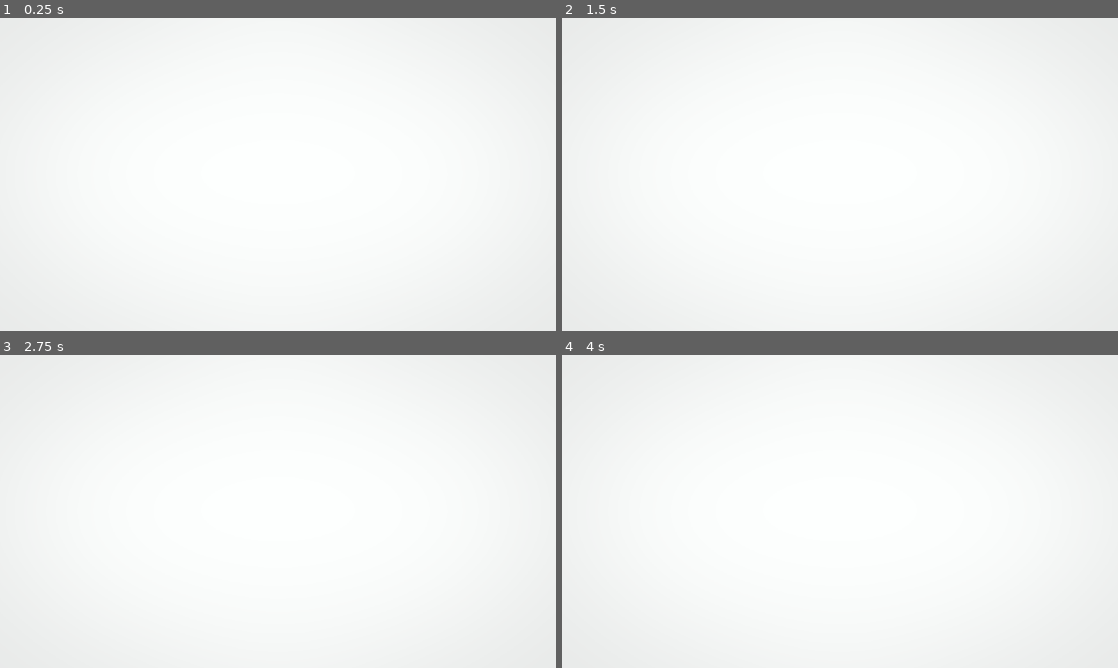
Above: before the commit, frames 1-4 (two rows, left to right).
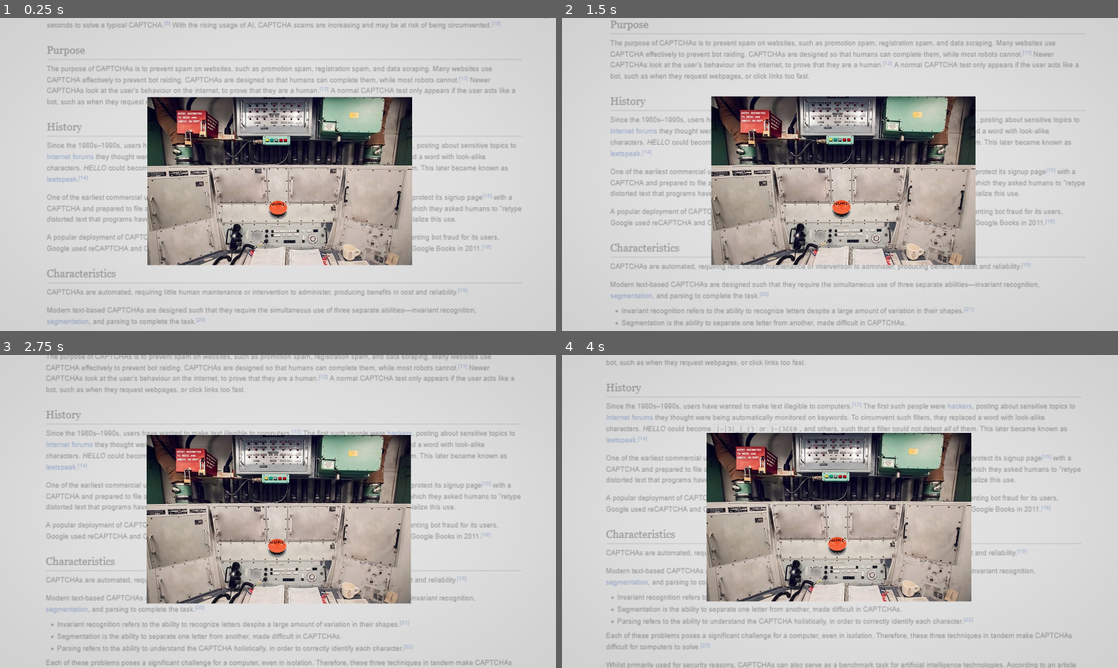
Above: after the commit, the same moments.

Repository: NonsenseNH/CaptchaWare
Game: Godot game, scene res://scenes/test_microgame.tscn
Two runs of this game, one before a commit and one after it. Both use one fixed random seed, a clock stepped at 60 frames per second and the inputs below. This scene is started directly instead of the project's main scene. Sound files missing from this copy of the repository are replaced by a short silence.
Inputs (mouse positions are in pixels of both pictures, inside the frame that each line leads up to):
- Up to frame 1 (0.25 s): no input
- Up to frame 2 (1.5 s): tap Enter (ui_accept) at 0.5, 0.77 s; move the mouse to (962, 158) at 0.52 s; press the mouse at (962, 158) at 0.53 s; hold D (right) 0.53-1.25 s; release the mouse at (962, 158) at 1.25 s; drag from (728, 190) to (812, 237) at 1.27 s
- Up to frame 3 (2.75 s): move the mouse to (333, 442) at 2.02 s; press the mouse at (333, 442) at 2.03 s; hold A (left) from 2.03 s (still down)
- Up to frame 4 (4 s): release A (left) at 2.75 s; release the mouse at (895, 442) at 2.75 s; drag from (812, 574) to (673, 464) at 2.77 s; move the mouse to (1006, 558) at 3.52 s; press the mouse at (1006, 558) at 3.53 s; hold D (right) from 3.53 s (still down); tap Enter (ui_accept) at 3.77 s

The runs differ from the first frame. In frame 1, 100% of the frame differs, in the area x 0-100%, y 0-100%; in frame 2, 100%; in frame 3, 100%; in frame 4, 100%.
Error before the commit: Invalid access to property or key 'microgame_data' on a base object of type 'null instance'. (res://scripts/microgame_load_test.gd:76)
Error after the commit: Invalid access to property or key 'microgame_data' on a base object of type 'Control'. (res://scripts/microgame_load_test.gd:76)

Commit message:
nuke wip

Diff:
--- a/microgames/cardSwipe.tscn
+++ b/microgames/cardSwipe.tscn
@@ -99,7 +99,7 @@
 stream_1/stream = ExtResource("13_dsq4f")
 stream_2/stream = ExtResource("14_mmbfs")
 
-[node name="cardSwipe" type="Control"]
+[node name="cardSwipe" type="Control" unique_id=156532741]
 z_index = -1
 layout_mode = 3
 anchors_preset = 0
@@ -108,7 +108,7 @@
 script = ExtResource("1_b6tth")
 microgame_data = SubResource("Resource_a3lng")
 
-[node name="bg" type="TextureRect" parent="."]
+[node name="bg" type="TextureRect" parent="." unique_id=282005122]
 layout_mode = 1
 anchors_preset = 15
 anchor_right = 1.0
@@ -119,11 +119,11 @@
 expand_mode = 1
 metadata/_edit_lock_ = true
 
-[node name="card" type="Node2D" parent="."]
+[node name="card" type="Node2D" parent="." unique_id=713175701]
 position = Vector2(109, 371.265)
 script = ExtResource("3_rclkn")
 
-[node name="cardTexture" type="TextureRect" parent="card"]
+[node name="cardTexture" type="TextureRect" parent="card" unique_id=968964855]
 offset_left = -68.36401
 offset_top = -44.0
 offset_right = 71.08812
@@ -133,7 +133,7 @@
 texture = ExtResource("4_hctok")
 expand_mode = 1
 
-[node name="walletmask" type="TextureRect" parent="."]
+[node name="walletmask" type="TextureRect" parent="." unique_id=992908819]
 layout_mode = 0
 offset_left = 15.0
 offset_top = 350.265
@@ -144,7 +144,7 @@
 expand_mode = 1
 metadata/_edit_lock_ = true
 
-[node name="topPart" type="TextureRect" parent="."]
+[node name="topPart" type="TextureRect" parent="." unique_id=1944116821]
 layout_mode = 0
 offset_right = 411.0
 offset_bottom = 140.26503
@@ -153,7 +153,7 @@
 expand_mode = 1
 metadata/_edit_lock_ = true
 
-[node name="Label" type="Label" parent="topPart"]
+[node name="Label" type="Label" parent="topPart" unique_id=849163488]
 layout_mode = 0
 offset_left = 43.0
 offset_top = 14.26503
@@ -163,7 +163,7 @@
 theme_override_font_sizes/font_size = 24
 text = "PLEASE INSERT CARD"
 
-[node name="lights" type="Sprite2D" parent="topPart"]
+[node name="lights" type="Sprite2D" parent="topPart" unique_id=1604472743]
 visible = false
 position = Vector2(366, 112.095)
 scale = Vector2(0.815, 0.815)
@@ -172,13 +172,11 @@
 frame = 1
 metadata/_edit_lock_ = true
 
-[node name="textAnim" type="AnimationPlayer" parent="."]
-libraries = {
-&"": SubResource("AnimationLibrary_4rwuo")
-}
-autoplay = "idle"
-
-[node name="task completed" type="Label" parent="."]
+[node name="textAnim" type="AnimationPlayer" parent="." unique_id=938980712]
+libraries/ = SubResource("AnimationLibrary_4rwuo")
+autoplay = &"idle"
+
+[node name="task completed" type="Label" parent="." unique_id=1191481719]
 layout_mode = 0
 offset_left = 2.0
 offset_top = 418.265
@@ -190,24 +188,24 @@
 text = "Task Completed!"
 horizontal_alignment = 1
 
-[node name="sounds" type="Node" parent="."]
-
-[node name="insert" type="AudioStreamPlayer" parent="sounds"]
+[node name="sounds" type="Node" parent="." unique_id=2078585359]
+
+[node name="insert" type="AudioStreamPlayer" parent="sounds" unique_id=1175687975]
 stream = ExtResource("9_ekb0t")
 volume_db = -5.0
 bus = &"Sounds"
 
-[node name="accept" type="AudioStreamPlayer" parent="sounds"]
+[node name="accept" type="AudioStreamPlayer" parent="sounds" unique_id=945531804]
 stream = ExtResource("10_g0wvl")
 volume_db = -12.0
 bus = &"Sounds"
 
-[node name="denied" type="AudioStreamPlayer" parent="sounds"]
+[node name="denied" type="AudioStreamPlayer" parent="sounds" unique_id=2060182404]
 stream = ExtResource("11_a3lng")
 volume_db = -15.0
 bus = &"Sounds"
 
-[node name="swipe" type="AudioStreamPlayer" parent="sounds"]
+[node name="swipe" type="AudioStreamPlayer" parent="sounds" unique_id=459618800]
 stream = SubResource("AudioStreamRandomizer_s8f1f")
 volume_db = -5.0
 bus = &"Sounds"
--- a/microgames/scaryMazeGame.tscn
+++ b/microgames/scaryMazeGame.tscn
@@ -19,7 +19,7 @@
 metadata/_custom_type_script = "uid://bse3lar4v6hur"
 
 [sub_resource type="RectangleShape2D" id="RectangleShape2D_tt0xq"]
-size = Vector2(5, 5)
+size = Vector2(2, 2.0000153)
 
 [sub_resource type="RectangleShape2D" id="RectangleShape2D_0qi3o"]
 size = Vector2(52, 26.5)
@@ -30,7 +30,7 @@
 [sub_resource type="RectangleShape2D" id="RectangleShape2D_exop1"]
 size = Vector2(34, 54)
 
-[node name="ScaryMazeGame" type="Control"]
+[node name="ScaryMazeGame" type="Control" unique_id=1314538546]
 layout_mode = 3
 anchors_preset = 15
 anchor_right = 1.0
@@ -40,20 +40,21 @@
 script = ExtResource("1_fvd87")
 microgame_data = SubResource("Resource_2h35w")
 
-[node name="mouse" type="Sprite2D" parent="."]
+[node name="mouse" type="Sprite2D" parent="." unique_id=1872233530]
 z_index = 5
 position = Vector2(741, 693.915)
 texture = ExtResource("3_vygbt")
 script = ExtResource("4_j2ak1")
 
-[node name="hitbox" type="Area2D" parent="mouse"]
-input_pickable = false
-monitoring = false
-
-[node name="CollisionShape2D" type="CollisionShape2D" parent="mouse/hitbox"]
+[node name="hitbox" type="Area2D" parent="mouse" unique_id=1415108406]
+input_pickable = false
+monitoring = false
+
+[node name="CollisionShape2D" type="CollisionShape2D" parent="mouse/hitbox" unique_id=1441623798]
+position = Vector2(0, 0.08502197)
 shape = SubResource("RectangleShape2D_tt0xq")
 
-[node name="bg" type="ColorRect" parent="."]
+[node name="bg" type="ColorRect" parent="." unique_id=740090194]
 layout_mode = 1
 anchors_preset = 15
 anchor_right = 1.0
@@ -62,7 +63,7 @@
 grow_vertical = 2
 color = Color(0, 0, 0, 1)
 
-[node name="levels" type="Control" parent="."]
+[node name="levels" type="Control" parent="." unique_id=1911999528]
 layout_mode = 1
 anchors_preset = 15
 anchor_right = 1.0
@@ -73,7 +74,7 @@
 grow_vertical = 2
 metadata/_edit_lock_ = true
 
-[node name="menu" type="TextureRect" parent="levels"]
+[node name="menu" type="TextureRect" parent="levels" unique_id=53900963]
 layout_mode = 1
 anchors_preset = 15
 anchor_right = 1.0
@@ -83,7 +84,7 @@
 texture = ExtResource("5_ws82h")
 stretch_mode = 3
 
-[node name="Button" type="Button" parent="levels/menu"]
+[node name="Button" type="Button" parent="levels/menu" unique_id=1787346811]
 modulate = Color(1, 1, 1, 0)
 layout_mode = 0
 offset_left = 644.0
@@ -92,7 +93,7 @@
 offset_bottom = 646.165
 mouse_default_cursor_shape = 2
 
-[node name="level1" type="TextureRect" parent="levels"]
+[node name="level1" type="TextureRect" parent="levels" unique_id=1424367090]
 visible = false
 texture_filter = 1
 layout_mode = 1
@@ -106,24 +107,24 @@
 script = ExtResource("7_o7jg8")
 metadata/_edit_lock_ = true
 
-[node name="hazard" type="Area2D" parent="levels/level1"]
-input_pickable = false
-monitoring = false
-monitorable = false
-
-[node name="CollisionPolygon2D" type="CollisionPolygon2D" parent="levels/level1/hazard"]
+[node name="hazard" type="Area2D" parent="levels/level1" unique_id=1533383243]
+input_pickable = false
+monitoring = false
+monitorable = false
+
+[node name="CollisionPolygon2D" type="CollisionPolygon2D" parent="levels/level1/hazard" unique_id=1111963114]
 polygon = PackedVector2Array(764, 299, 764, 643, 627, 643, 626, 271, 961, 271, 961, 299, 1096, 299, 1096, 190, 522, 177, 518, 730, 945, 742, 1142, 748, 1096, 299, 961, 299)
 
-[node name="victoryZone" type="Area2D" parent="levels/level1"]
-input_pickable = false
-monitoring = false
-monitorable = false
-
-[node name="CollisionShape2D" type="CollisionShape2D" parent="levels/level1/victoryZone"]
+[node name="victoryZone" type="Area2D" parent="levels/level1" unique_id=1868286385]
+input_pickable = false
+monitoring = false
+monitorable = false
+
+[node name="CollisionShape2D" type="CollisionShape2D" parent="levels/level1/victoryZone" unique_id=864451694]
 position = Vector2(935, 284.75)
 shape = SubResource("RectangleShape2D_0qi3o")
 
-[node name="level2" type="TextureRect" parent="levels"]
+[node name="level2" type="TextureRect" parent="levels" unique_id=80222846]
 visible = false
 texture_filter = 1
 layout_mode = 1
@@ -137,25 +138,25 @@
 script = ExtResource("7_o7jg8")
 metadata/_edit_lock_ = true
 
-[node name="hazard" type="Area2D" parent="levels/level2"]
-input_pickable = false
-monitoring = false
-monitorable = false
-
-[node name="CollisionPolygon2D" type="CollisionPolygon2D" parent="levels/level2/hazard"]
+[node name="hazard" type="Area2D" parent="levels/level2" unique_id=228970995]
+input_pickable = false
+monitoring = false
+monitorable = false
+
+[node name="CollisionPolygon2D" type="CollisionPolygon2D" parent="levels/level2/hazard" unique_id=2036218424]
 polygon = PackedVector2Array(943, 265, 943, 300, 518, 300, 518, 355, 943, 355, 943, 482, 519, 482, 519, 536, 943, 536,  …(213 unchanged characters)…
 
-[node name="victoryZone" type="Area2D" parent="levels/level2"]
+[node name="victoryZone" type="Area2D" parent="levels/level2" unique_id=1160385467]
 position = Vector2(-432, 343)
 input_pickable = false
 monitoring = false
 monitorable = false
 
-[node name="CollisionShape2D" type="CollisionShape2D" parent="levels/level2/victoryZone"]
+[node name="CollisionShape2D" type="CollisionShape2D" parent="levels/level2/victoryZone" unique_id=1679467463]
 position = Vector2(932, 288.5)
 shape = SubResource("RectangleShape2D_0la4d")
 
-[node name="level3" type="TextureRect" parent="levels"]
+[node name="level3" type="TextureRect" parent="levels" unique_id=752018245]
 texture_filter = 1
 layout_mode = 1
 anchors_preset = 15
@@ -167,24 +168,24 @@
 stretch_mode = 3
 script = ExtResource("7_o7jg8")
 
-[node name="hazard" type="Area2D" parent="levels/level3"]
-input_pickable = false
-monitoring = false
-monitorable = false
-
-[node name="CollisionPolygon2D" type="CollisionPolygon2D" parent="levels/level3/hazard"]
+[node name="hazard" type="Area2D" parent="levels/level3" unique_id=35472276]
+input_pickable = false
+monitoring = false
+monitorable = false
+
+[node name="CollisionPolygon2D" type="CollisionPolygon2D" parent="levels/level3/hazard" unique_id=1130731243]
 polygon = PackedVector2Array(703, 356, 703, 375, 683, 375, 683, 386, 703, 386, 703, 430, 687, 430, 687, 448, 508, 448,  …(189 unchanged characters)…
 
-[node name="victoryZone" type="Area2D" parent="levels/level3"]
-input_pickable = false
-monitoring = false
-monitorable = false
-
-[node name="CollisionShape2D" type="CollisionShape2D" parent="levels/level3/victoryZone"]
+[node name="victoryZone" type="Area2D" parent="levels/level3" unique_id=468544748]
+input_pickable = false
+monitoring = false
+monitorable = false
+
+[node name="CollisionShape2D" type="CollisionShape2D" parent="levels/level3/victoryZone" unique_id=600215919]
 position = Vector2(691, 367.83502)
 shape = SubResource("RectangleShape2D_exop1")
 
-[node name="Jumpscare" type="TextureRect" parent="."]
+[node name="Jumpscare" type="TextureRect" parent="." unique_id=1277445404]
 visible = false
 layout_mode = 1
 anchors_preset = 15
@@ -194,7 +195,7 @@
 grow_vertical = 2
 texture = ExtResource("10_kagbk")
 
-[node name="jumpscare sound" type="AudioStreamPlayer" parent="."]
+[node name="jumpscare sound" type="AudioStreamPlayer" parent="." unique_id=49141793]
 stream = ExtResource("11_7mc5i")
 bus = &"Sounds"
 
--- a/scenes/Main.tscn
+++ b/scenes/Main.tscn
@@ -1800,7 +1800,7 @@
 
 [sub_resource type="Animation" id="Animation_0qimb"]
 resource_name = "gametransition_final_ending_1"
-length = 0.828
+length = 8.619
 tracks/0/type = "value"
 tracks/0/imported = false
 tracks/0/enabled = true
--- a/scenes/test_microgame.tscn
+++ b/scenes/test_microgame.tscn
@@ -8,6 +8,8 @@
 [ext_resource type="Texture2D" uid="uid://c3p1teu1ilhf" path="res://sprites/captcha_tab.png" id="7_tt0xq"]
 [ext_resource type="Texture2D" uid="uid://cy2tf1ed020ki" path="res://sprites/captcha_bar.png" id="8_wxqbu"]
 [ext_resource type="Theme" uid="uid://cu51pqcwmnm0l" path="res://captcha_theme.tres" id="9_0la4d"]
+[ext_resource type="Texture2D" uid="uid://q05qqnemcpx4" path="res://sprites/bosses/nuclear/nuclear_missile_bg.png" id="9_rmvoj"]
+[ext_resource type="Texture2D" uid="uid://1po6ux0cu3ih" path="res://sprites/bosses/nuclear/button.png" id="10_5lnet"]
 [ext_resource type="Texture2D" uid="uid://bjtsmdu6p8j4o" path="res://sprites/shadow.png" id="10_exop1"]
 [ext_resource type="FontFile" uid="uid://bqkbtlxbjg48r" path="res://font/Futura Book font.ttf" id="11_eq5xm"]
 [ext_resource type="Script" uid="uid://hl3ajv8krgk6" path="res://scripts/health_attempts.gd" id="12_2ebhr"]
@@ -520,6 +522,47 @@
 grow_vertical = 2
 mouse_filter = 2
 
+[node name="nuke" type="Control" parent="MicrogameGameplay/window/captcha_window/curGame" unique_id=1353829288]
+layout_mode = 1
+anchors_preset = 15
+anchor_right = 1.0
+anchor_bottom = 1.0
+grow_horizontal = 2
+grow_vertical = 2
+metadata/_edit_lock_ = true
+
+[node name="bg" type="ColorRect" parent="MicrogameGameplay/window/captcha_window/curGame/nuke" unique_id=748946876]
+layout_mode = 1
+anchors_preset = 15
+anchor_right = 1.0
+anchor_bottom = 1.0
+grow_horizontal = 2
+grow_vertical = 2
+color = Color(0, 0, 0, 1)
+metadata/_edit_lock_ = true
+
+[node name="nuclear" type="TextureRect" parent="MicrogameGameplay/window/captcha_window/curGame/nuke" unique_id=1230528084]
+layout_mode = 1
+anchors_preset = 8
+anchor_left = 0.5
+anchor_top = 0.5
+anchor_right = 0.5
+anchor_bottom = 0.5
+offset_left = -319.22113
+offset_top = -228.83502
+offset_right = 319.22113
+offset_bottom = 177.49493
+grow_horizontal = 2
+grow_vertical = 2
+texture = ExtResource("9_rmvoj")
+expand_mode = 1
+
+[node name="button" type="Sprite2D" parent="MicrogameGameplay/window/captcha_window/curGame/nuke/nuclear" unique_id=575802112]
+position = Vector2(315.22113, 270.99997)
+scale = Vector2(0.485, 0.485)
+texture = ExtResource("10_5lnet")
+hframes = 4
+
 [node name="shadow" type="TextureRect" parent="MicrogameGameplay/window/captcha_window" unique_id=122397994]
 self_modulate = Color(0, 0, 0, 0.2509804)
 z_index = -1
Not shown: 1 places in microgames/cardSwipe.tscn that only renumber resources
Not shown: 1 places in microgames/scaryMazeGame.tscn that only renumber resources
